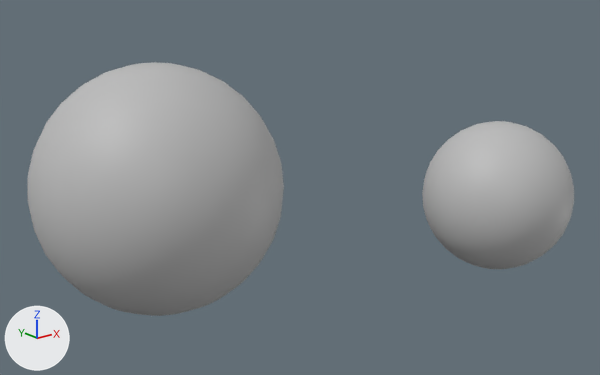
What one commit did to the FBX model wallpapers/forest/assets/res/common/asteroidstest.FBX.
Camera for both pictures: a camera (50 mm lens) standing at (-0.0229, -0.0274, 0.0139) and looking at (0.0045, 0.0069, 0.0002). The axes (+X, +Y, +Z) are drawn at lower left. The lights are the same throughout.

Before the edit, the objects in view are built like this:
```python
me_mesh = bpy.data.meshes.new('Mesh')
me_mesh.from_pydata(...)  # a UV sphere (32 segments, 16 rings, poles along z) spanning x -12.4..8.1, y 7.4..27.9, z -10.3..10.3; a UV sphere (32 segments, 16 rings, poles along z) spanning x 12.3..24.1, y -6.5..5.3, z -5.9..5.9
me_mesh.materials.append(mat_phong1)  # grey #bcbcbc
ob_sphere = bpy.data.objects.new('sphere', me_mesh)
ob_sphere.location = (0.0, 0.0, 0.0)
ob_sphere.scale = (0.000678, 0.000678, 0.000678)
```
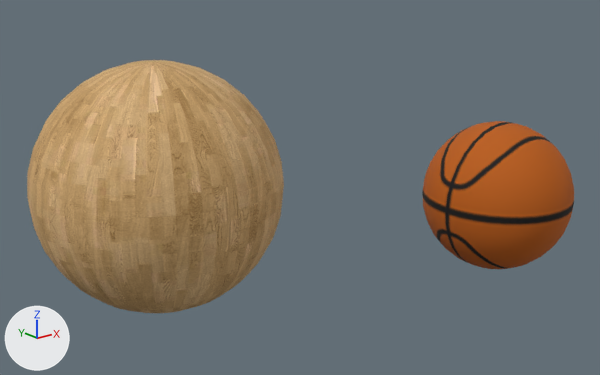
Location of each change, [x1, y1, x2, y2] in pixels of the pictures (600 x 375 px):
'sphere', recoloured, turned (grey to brown): before [28, 62, 574, 316]; after [27, 60, 574, 313]
part 1 of me_mesh, recoloured (grey to brown): before [28, 62, 284, 316]; after [27, 60, 284, 313]
part 2 of me_mesh, recoloured (grey to brown): [422, 121, 574, 269] in both

Patch to the scene script:
```diff
--- a/wallpapers/forest/assets/res/common/asteroidstest.FBX.py
+++ b/wallpapers/forest/assets/res/common/asteroidstest.FBX.py
@@ img_basketball_png @@
+img_basketball_png = load_image('basketball.png', '../png/basketball.png', 256, 256, 'sRGB')
@@ img_wood_png @@
+img_wood_png = load_image('wood.png', '../png/wood.png', 1024, 1024, 'sRGB')
@@ mat_spheresmall @@
+mat_spheresmall = principled_material('spheresmall')
+mat_spheresmall.texture = img_basketball_png
+mat_spheresmall.roughness = 0.859
@@ mat_spherebig @@
+mat_spherebig = principled_material('spherebig')
+mat_spherebig.texture = img_wood_png
+mat_spherebig.roughness = 0.859
@@ me_mesh @@
 me_mesh.from_pydata(...)  # 964 vertices, 1920 faces; spans x -12.4..24.1, y -6.5..27.9, z -10.3..10.3
 # used by ob_sphere; location = (0.0, 0.0, 0.0); scale = (0.000678, 0.000678, 0.000678)
+# me_mesh part 1: all 960 faces centred in x -12.2..8.0, y 7.5..27.8, z -10.1..10.1 switch from mat_phong1 (grey #bcbcbc) to mat_spherebig (picture img_wood_png)
+# me_mesh part 2: all 960 faces centred in x 12.3..24.0, y -6.5..5.2, z -5.8..5.8 switch from mat_phong1 (grey #bcbcbc) to mat_spheresmall (picture img_basketball_png)
@@ ob_sphere @@
 ob_sphere.location = (0.0, 0.0, 0.0)
+ob_sphere.rotation_euler = (0.0107, 0.0, 0.0)  # degrees (0.6, 0, 0)
 ob_sphere.scale = (0.000678, 0.000678, 0.000678)
```
